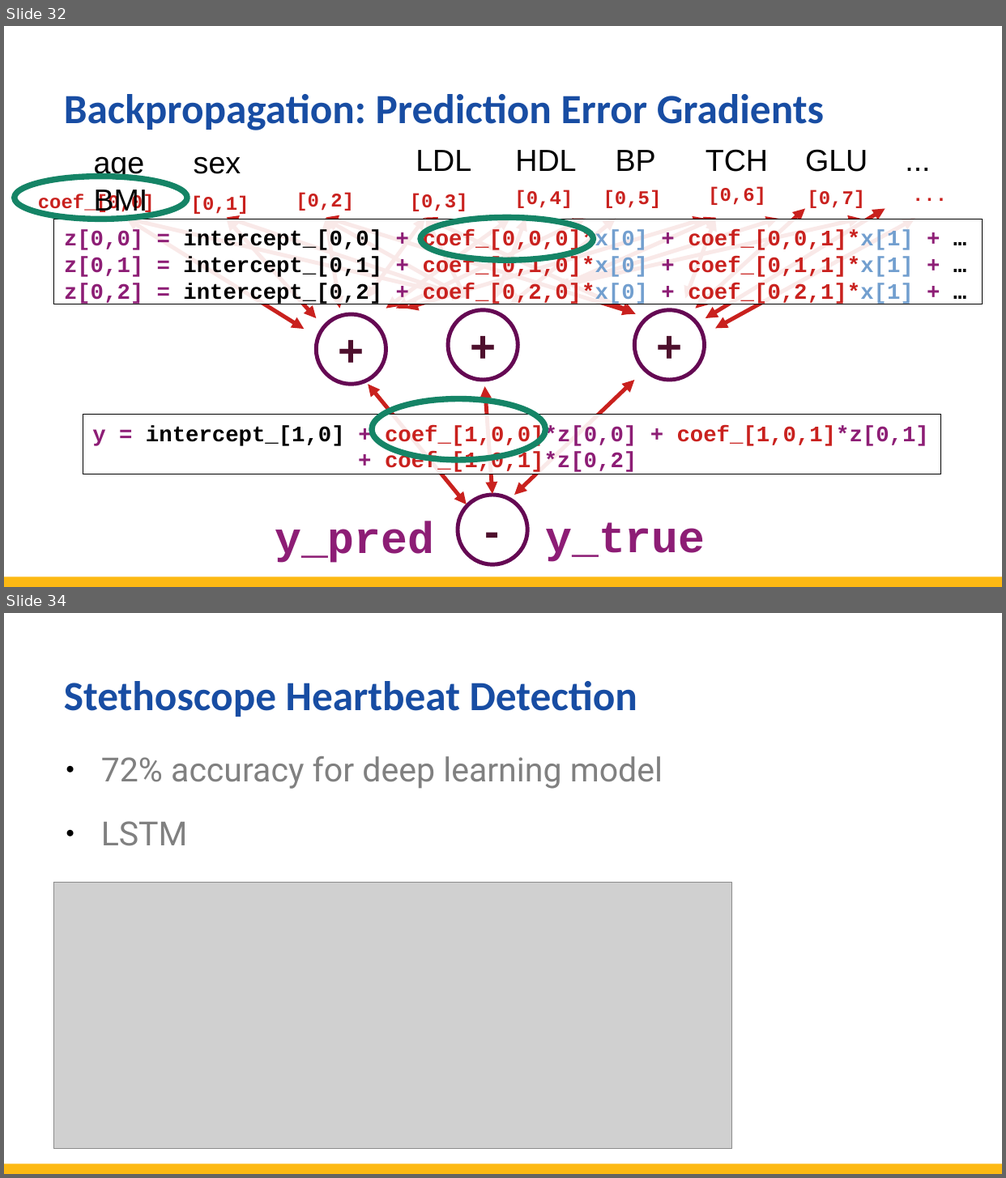
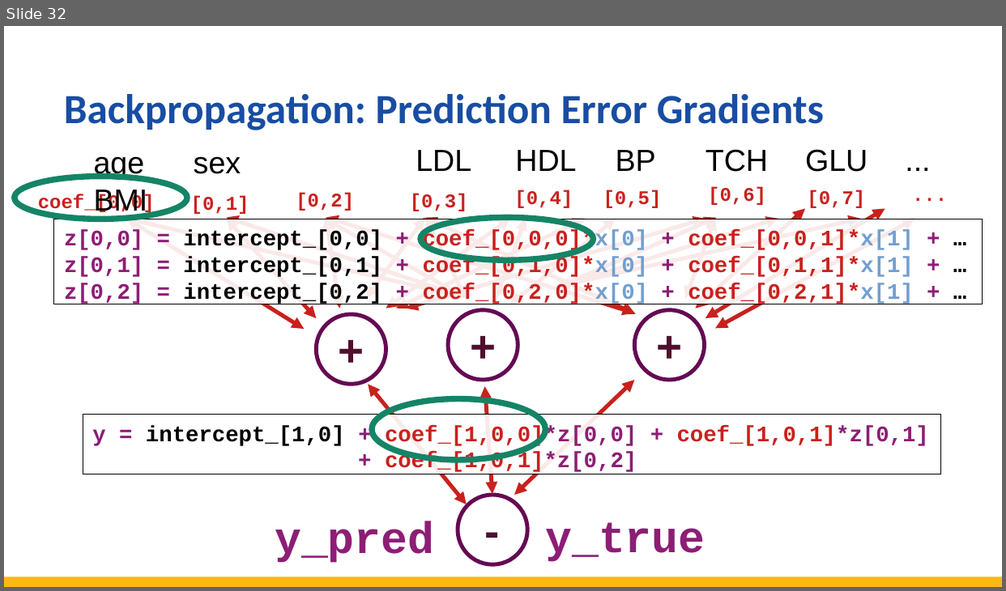
Before and after one commit to totalgood/dsdh, a slide deck: modules/L05/L5--deep-learning-ai.odp. Shown one above the other, each under a label of ours: slides 32 and 34 before the commit, slide 32 after it; the slides between them are not shown. The pictures are 1006x1178 and 1006x591 pixels, drawn with LibreOffice and Linux fonts; fonts in the diff are those of the drawing; grey boxes stand for pictures. Boxes give left, top, right and bottom in pixels: in the first picture for what was removed or moved away, otherwise in the second. Text is boxed around its words. In the diff, an @@ line names an element or a change of style, - is before the commit and + after.

```diff
--- a/modules/L05/L5--deep-learning-ai.odp
+++ b/modules/L05/L5--deep-learning-ai.odp
@@ slide 34 removed at bbox=[4, 613, 1002, 1174], background #FFFFFF; not listed: 1 template element that a slide beside it also shows @@
@@ title removed at bbox=[64, 681, 637, 717] @@
-Stethoscope Heartbeat Detection
@@ text removed at bbox=[101, 756, 663, 846] @@
-● 72% accuracy for deep learning model
-● LSTM
@@ picture removed at bbox=[54, 883, 731, 1149] @@
```
Also in this commit, not shown: 4 slides changed, 9 other slides removed, 37 other files.
